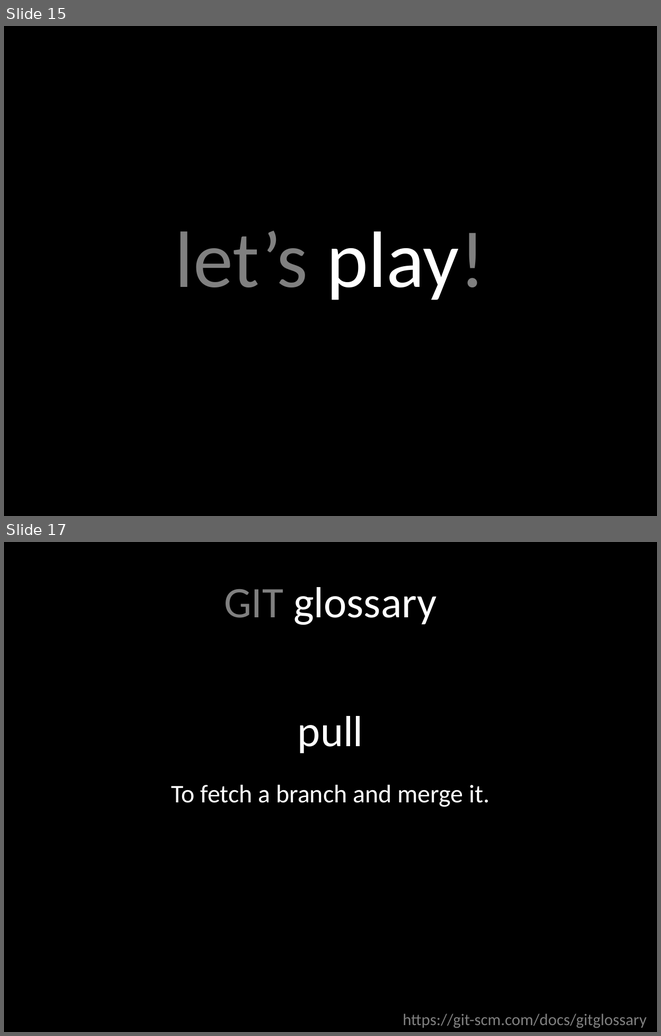
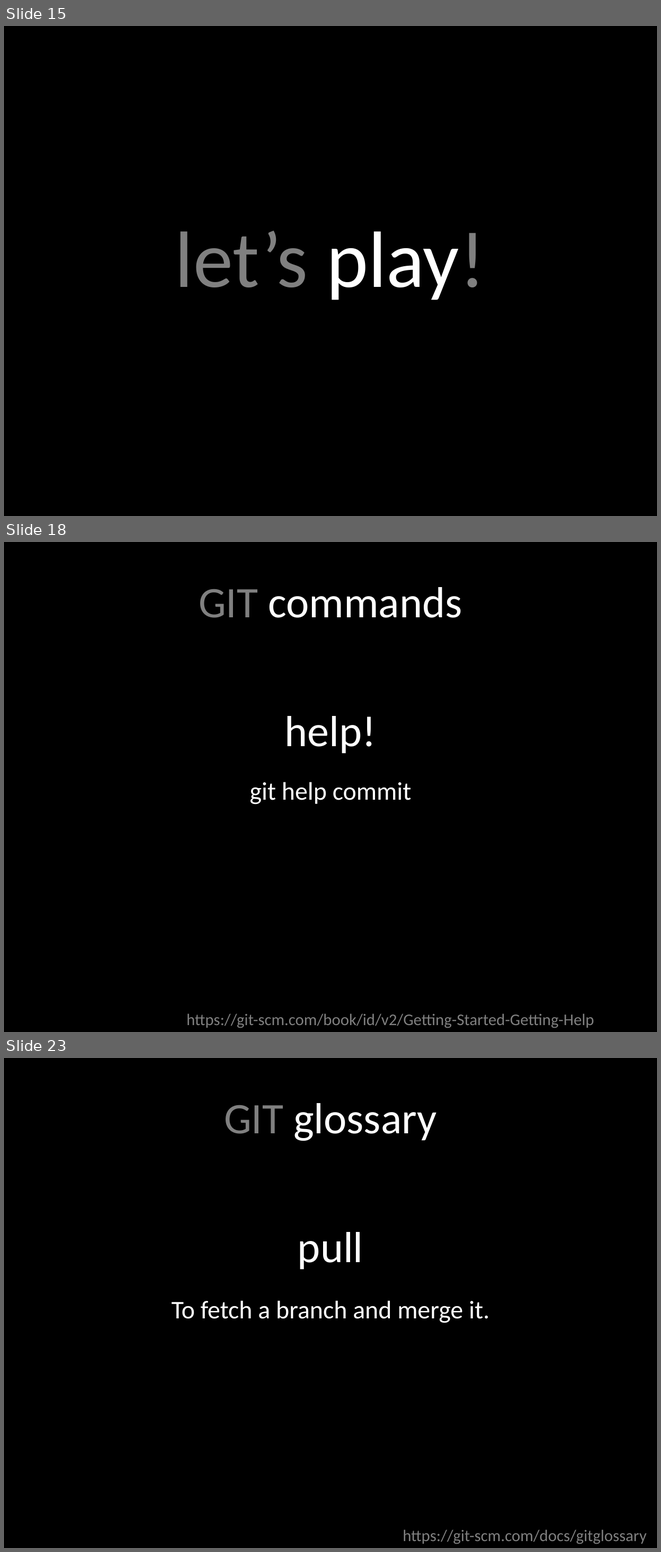
Before and after one commit to rocboronat/from-cvs-to-git, a slide deck: From CVS to GIT.pptx. Shown one above the other, each under a label of ours: slides 15 and 17 before the commit, slides 15, 18 and 23 after it; the slides between them are not shown. The pictures are 661x1036 and 661x1552 pixels, drawn with LibreOffice and Linux fonts; fonts in the diff are those of the drawing. Boxes give left, top, right and bottom in pixels: in the first picture for what was removed or moved away, otherwise in the second. Text is boxed around its words. In the diff, an @@ line names an element or a change of style, - is before the commit and + after.

Commit message:
Add more git commands to play with

```diff
--- a/From CVS to GIT.pptx
+++ b/From CVS to GIT.pptx
@@ slide 18 added at [4,542,657,1032], background #000000 @@
@@ text added at [199,587,462,618], 48 pt, text #FFFFFF @@
+GIT commands
@@ text added at [285,716,377,753], 48 pt, text #FFFFFF @@
+help!
@@ text added at [250,782,412,804], 28 pt, text #FFFFFF @@
+git help commit
@@ text added at [186,1013,594,1027], 18 pt, text #808080 @@
+https://git-scm.com/book/id/v2/Getting-Started-Getting-Help
@@ what was slide 17 is now slide 23 @@
```
Also in this commit, not shown: 1 slide changed, 5 other slides added.
